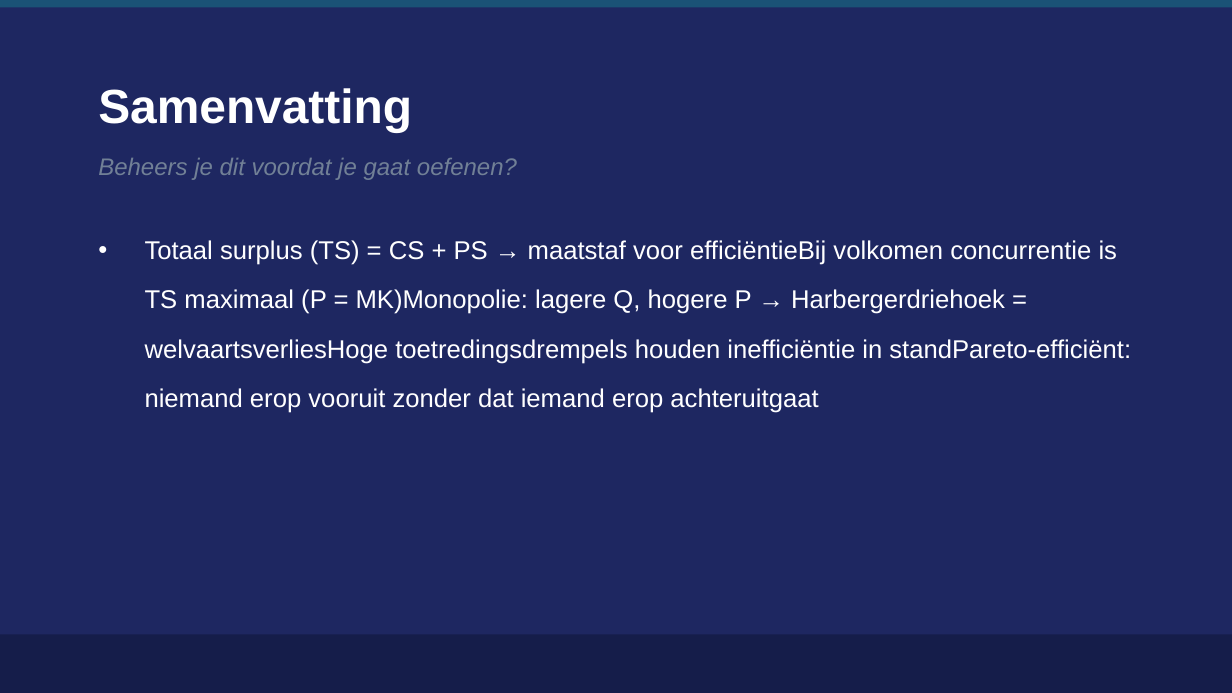
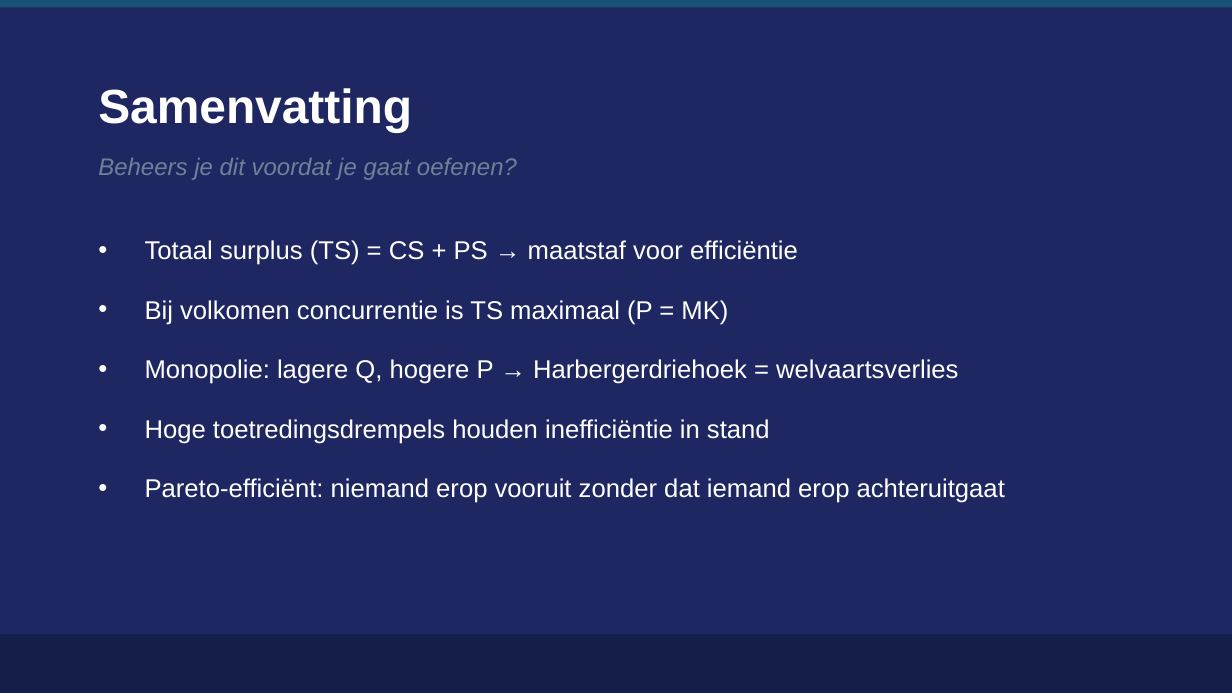
Before and after one commit to meijer1973/economie-vwo4-m3, a slide deck: slide 12 of 3.2 Hoofdstuk 2 - Marktvormen en hun marktevenwicht/3.2.6 Paragraaf 6 - Marktvormen en hun economische doelmatigheid/2. Leren/3.2.6 Marktvormen en hun economische doelmatigheid – presentatie.pptx. Drawn at 1232x693 pixels with LibreOffice and Linux fonts; fonts in the diff are those of the drawing. Boxes give left, top, right and bottom in pixels: in the first picture for what was removed or moved away, otherwise in the second. Text is boxed around its words. In the diff, an @@ line names an element or a change of style, - is before the commit and + after.

```diff
--- a/3.2 Hoofdstuk 2 - Marktvormen en hun marktevenwicht/3.2.6 Paragraaf 6 - Marktvormen en hun economische doelmatigheid/2. Leren/3.2.6 Marktvormen en hun economische doelmatigheid – presentatie.pptx
+++ b/3.2 Hoofdstuk 2 - Marktvormen en hun marktevenwicht/3.2.6 Paragraaf 6 - Marktvormen en hun economische doelmatigheid/2. Leren/3.2.6 Marktvormen en hun economische doelmatigheid – presentatie.pptx
@@ text at [145,240,1005,503]: text changed @@
-• Totaal surplus (TS) = CS + PS → maatstaf voor efficiëntieBij volkomen concurrentie is TS maximaal (P = MK)Monopolie: lagere Q, hogere P → Harbergerdriehoek = welvaartsverliesHoge toetredingsdrempels houden inefficiëntie in standPareto-efficiënt: niemand erop vooruit zonder dat iemand erop achteruitgaat
+• Totaal surplus (TS) = CS + PS → maatstaf voor efficiëntie
+• Bij volkomen concurrentie is TS maximaal (P = MK)
+• Monopolie: lagere Q, hogere P → Harbergerdriehoek = welvaartsverlies
+• Hoge toetredingsdrempels houden inefficiëntie in stand
+• Pareto-efficiënt: niemand erop vooruit zonder dat iemand erop achteruitgaat
```
Also in this commit, not shown: 19 other files.
